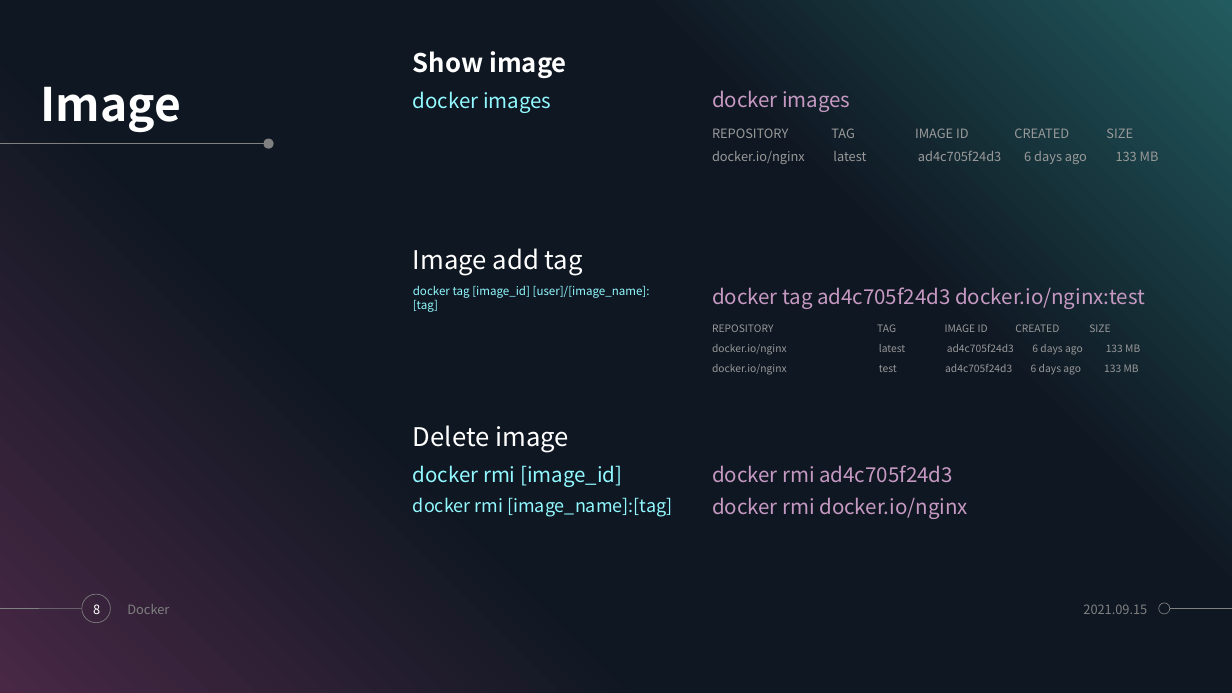
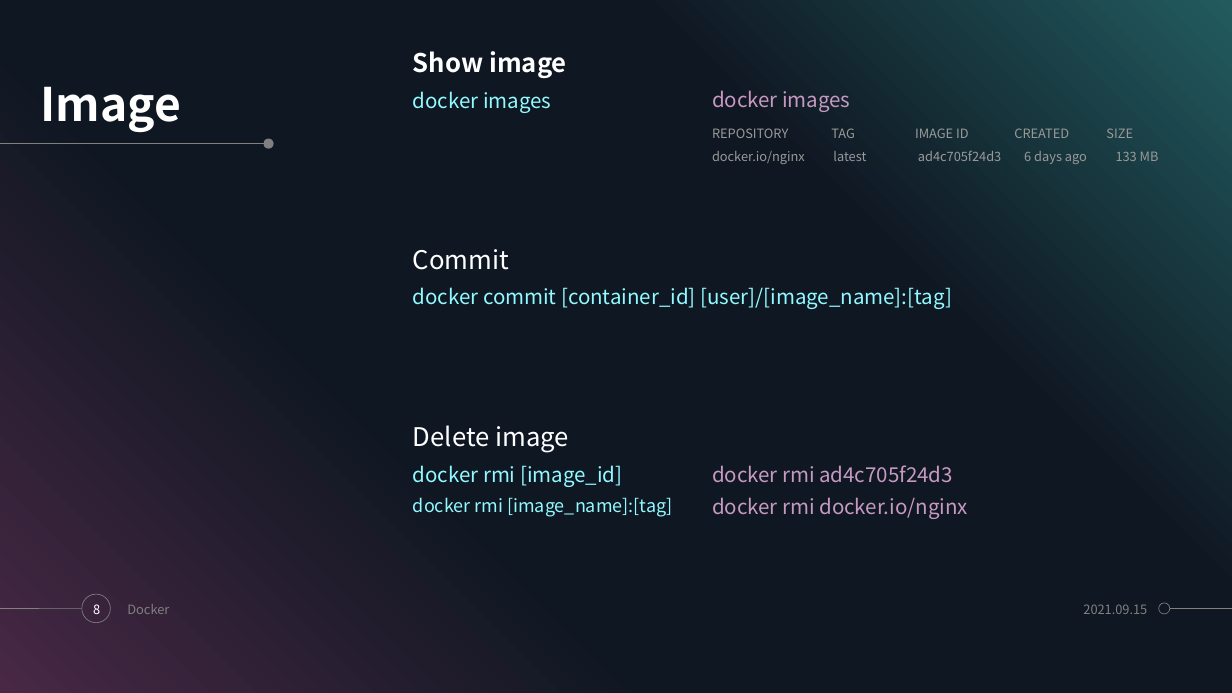
Before and after one commit to rvit2/learning_k8s, a slide deck: slide 8 of Docker & Kubernetes.pptm. Drawn at 1232x693 pixels with LibreOffice and Linux fonts; fonts in the diff are those of the drawing. Boxes give left, top, right and bottom in pixels: in the first picture for what was removed or moved away, otherwise in the second. Text is boxed around its words. In the diff, an @@ line names an element or a change of style, - is before the commit and + after.

```diff
--- a/Docker & Kubernetes.pptm
+++ b/Docker & Kubernetes.pptm
@@ text at box(413, 249, 509, 270): text changed @@
-Image add tag
+Commit
@@ text at box(413, 287, 952, 309): text changed; size 9 to 16 pt @@
-docker tag [image_id] [user]/[image_name]:[tag]
+docker commit [container_id] [user]/[image_name]:[tag]
@@ text removed at box(712, 287, 1145, 309) @@
-docker tag ad4c705f24d3 docker.io/nginx:test
@@ text removed at box(712, 324, 1140, 375) @@
-REPOSITORY TAG IMAGE ID CREATED SIZE
-docker.io/nginx latest ad4c705f24d3 6 days ago 133 MB
-docker.io/nginx test ad4c705f24d3 6 days ago 133 MB
```
Also in this commit, not shown: 4 other slides changed.
